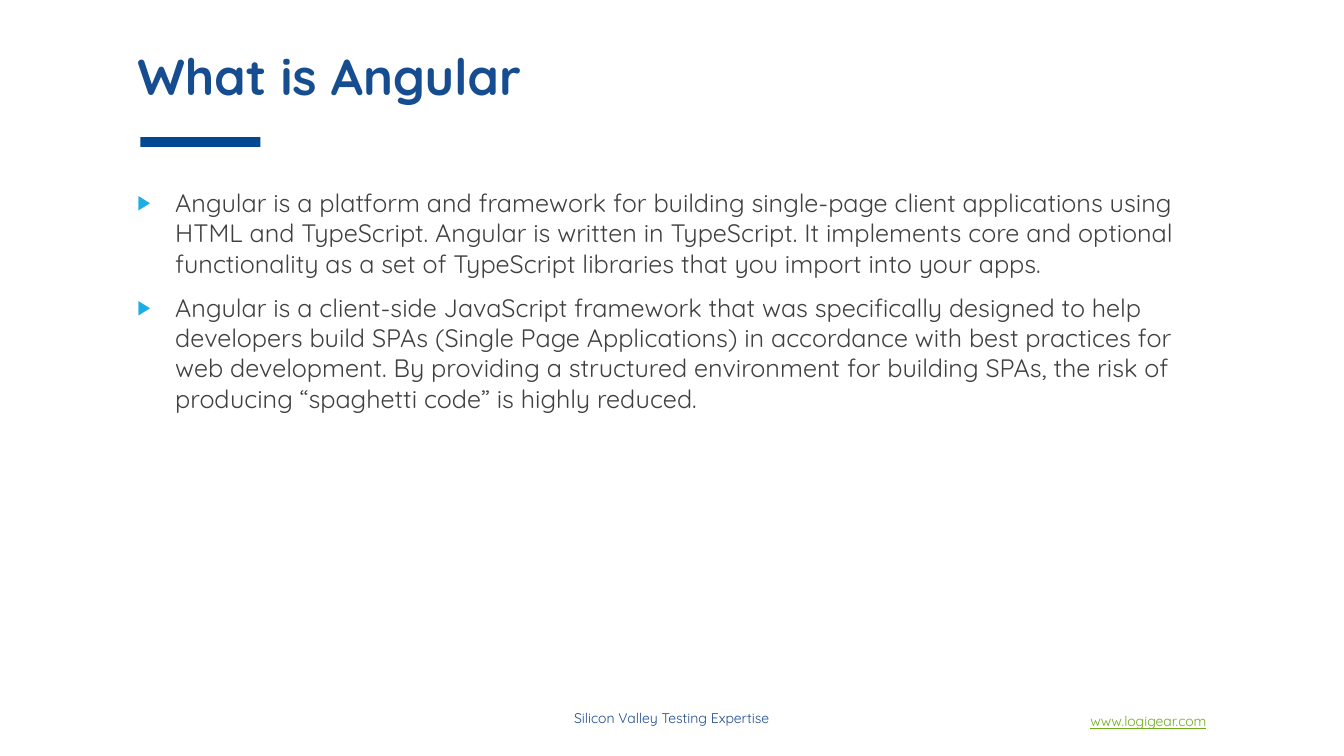
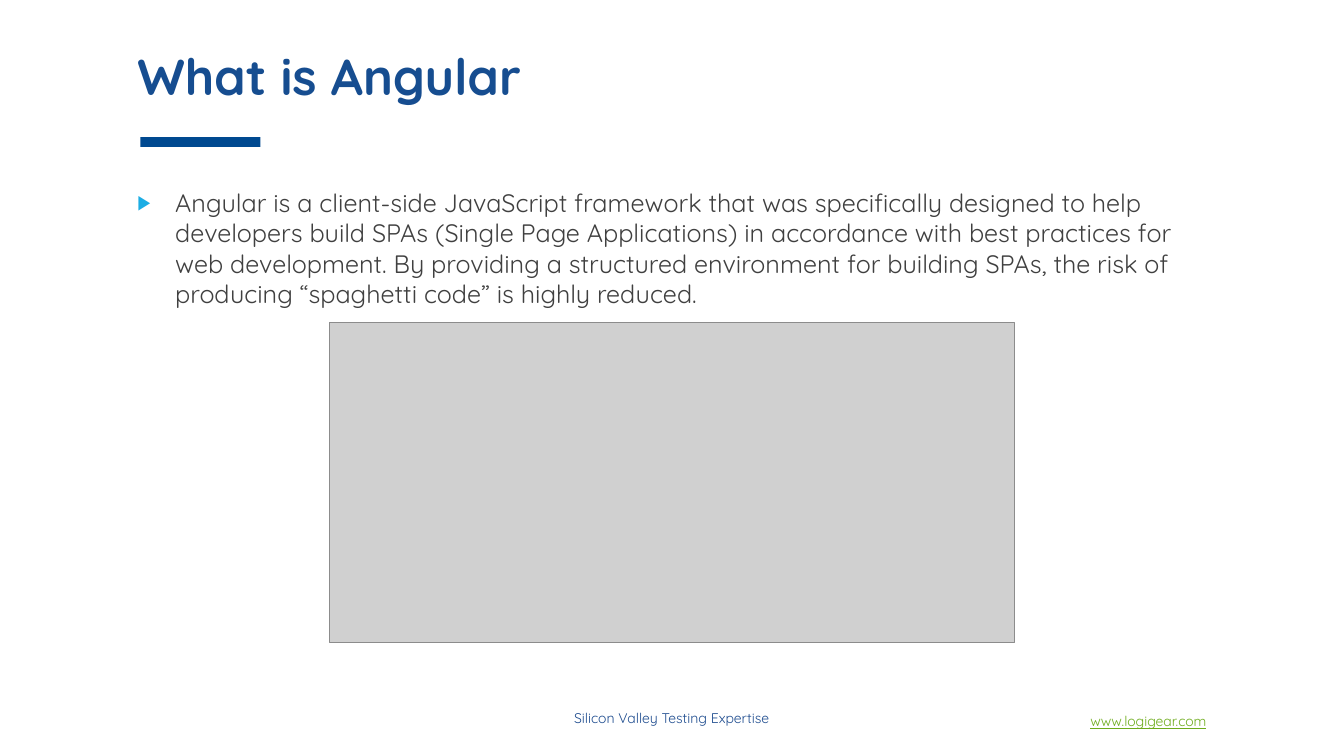
Before and after one commit to phongha1912/spring, a slide deck: slide 2 of doc/material/slides/section_2/Angular concepts.pptx (slide 3 before the commit). Drawn at 1344x756 pixels with LibreOffice and Linux fonts; fonts in the diff are those of the drawing; grey boxes stand for pictures; background and template pictures are left out. Boxes give left, top, right and bottom in pixels: in the first picture for what was removed or moved away, otherwise in the second. Text is boxed around its words. In the diff, an @@ line names an element or a change of style, - is before the commit and + after.

```diff
--- a/doc/material/slides/section_2/Angular concepts.pptx
+++ b/doc/material/slides/section_2/Angular concepts.pptx
@@ text at (x1=175, y1=193, x2=1173, y2=278): paragraph removed @@
-▶ Angular is a platform and framework for building single-page client applications using HTML and TypeScript. Angular is written in TypeScript. It implements core and optional functionality as a set of TypeScript libraries that you import into your apps.
@@ picture added at (x1=330, y1=323, x2=1014, y2=643) @@
```
Also in this commit, not shown: 6 other slides changed, 12 slides added, 26 slides removed.
